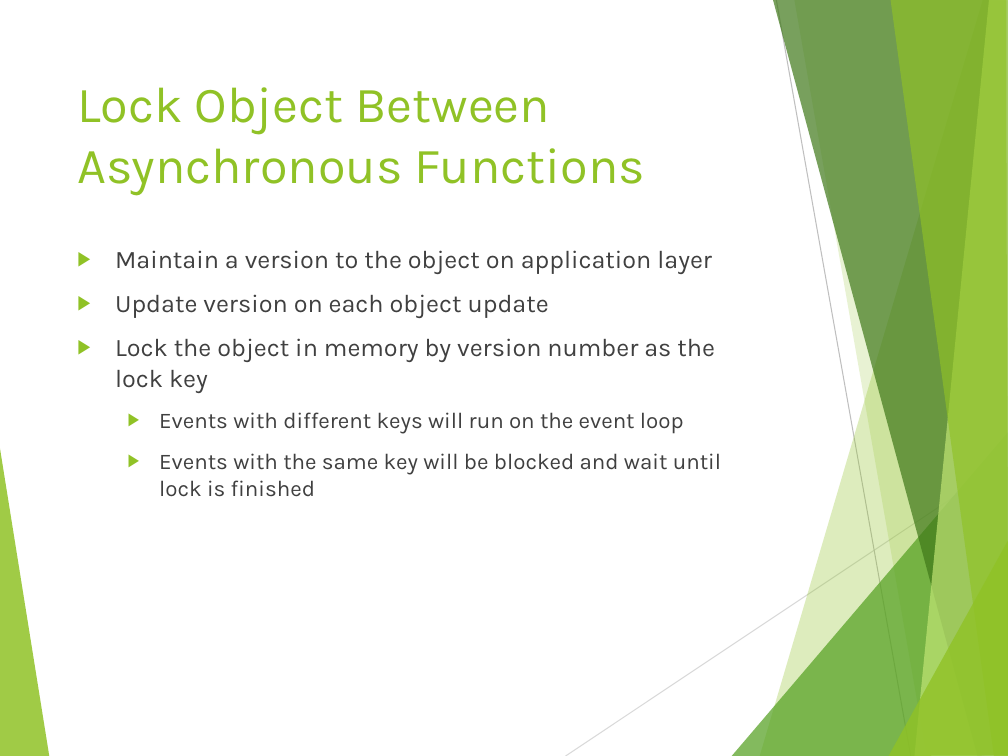
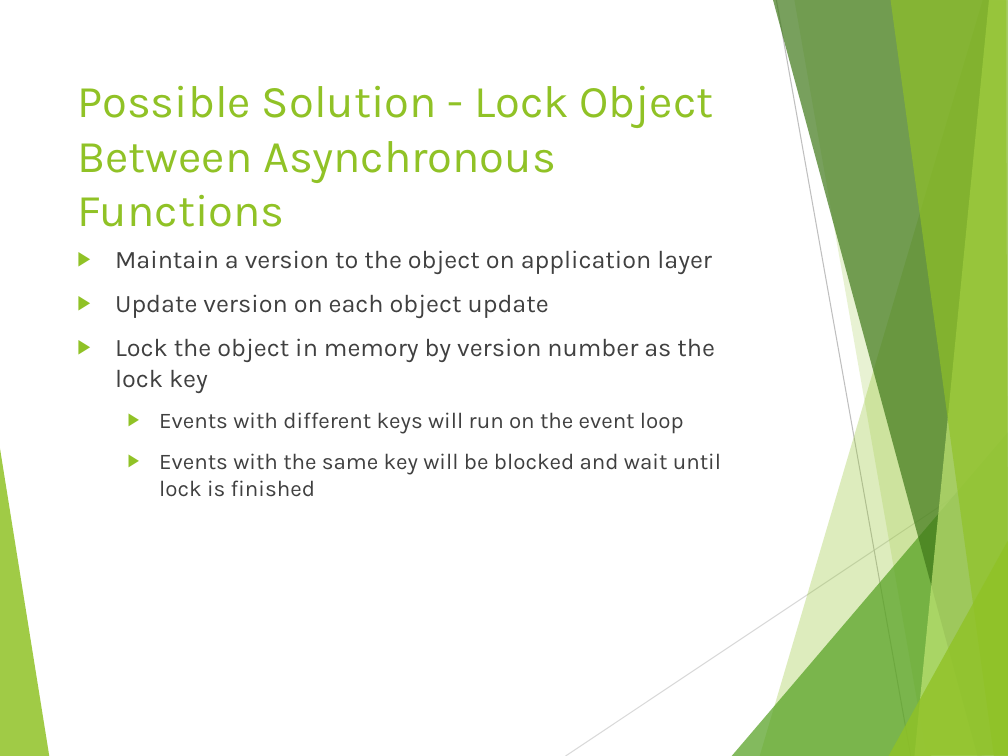
Before and after one commit to tamarstern/MyNodeJSCourse, a slide deck: slide 30 of day2/real_life_concurrency_problems/nodejs_real_life_concurrency_problems.pptx (slide 26 before the commit). Drawn at 1008x756 pixels with LibreOffice and Linux fonts; fonts in the diff are those of the drawing. Boxes give left, top, right and bottom in pixels: in the first picture for what was removed or moved away, otherwise in the second. Text is boxed around its words. In the diff, an @@ line names an element or a change of style, - is before the commit and + after.

```diff
--- a/day2/real_life_concurrency_problems/nodejs_real_life_concurrency_problems.pptx
+++ b/day2/real_life_concurrency_problems/nodejs_real_life_concurrency_problems.pptx
@@ title at bbox=[77, 85, 714, 227]: text changed; size 36 to 32.4 pt @@
-Lock Object Between Asynchronous Functions
+Possible Solution - Lock Object Between Asynchronous Functions
```
Also in this commit, not shown: 8 other slides changed, 5 slides added, 7 other files.
